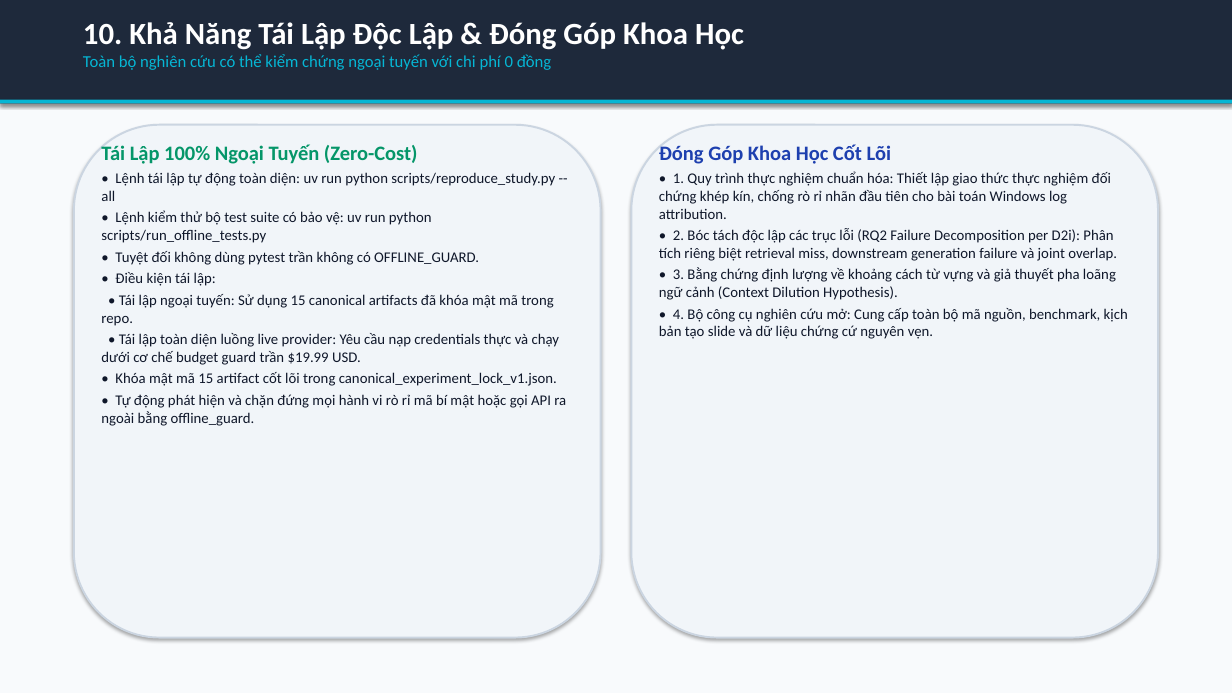
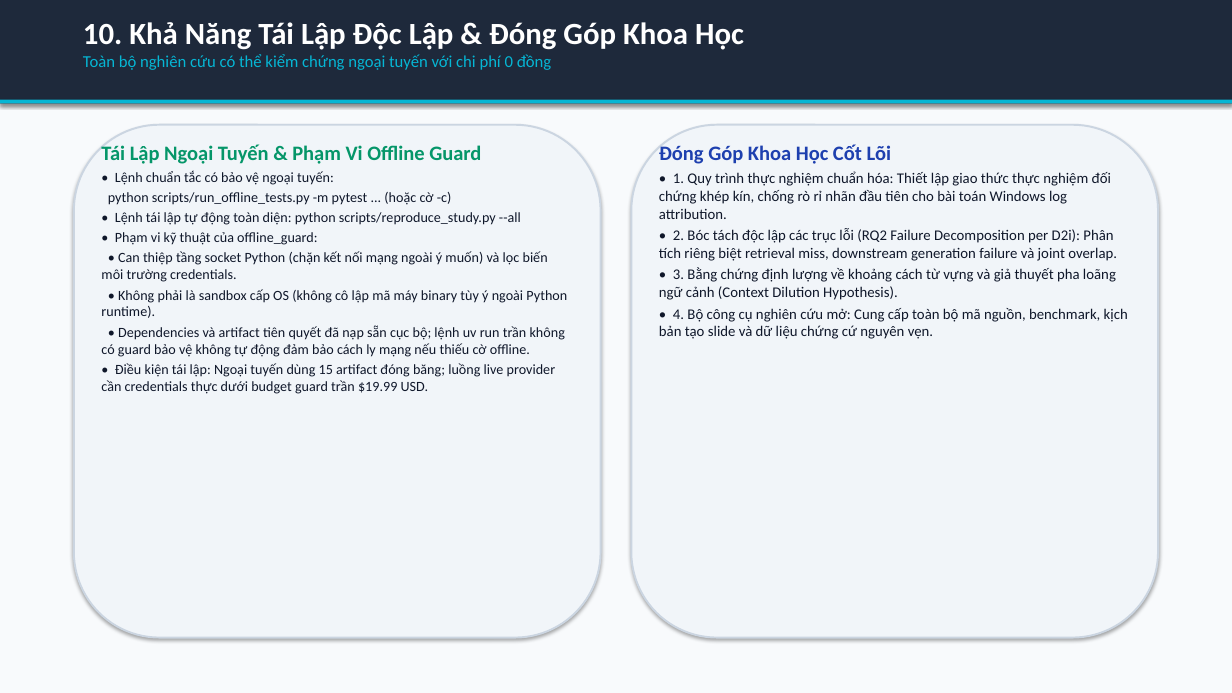
Before and after one commit to habachcp6/RAG2ATTCK, a slide deck: slide 11 of docs/presentation/slides.pptx. Drawn at 1232x693 pixels with LibreOffice and Linux fonts; fonts in the diff are those of the drawing. Boxes give left, top, right and bottom in pixels: in the first picture for what was removed or moved away, otherwise in the second. Text is boxed around its words. In the diff, an @@ line names an element or a change of style, - is before the commit and + after.

Commit message:
fix(presentation): implement CD_FACTUAL_R2 adjustments for cost terminology, guard scope, and protocol labels

```diff
--- a/docs/presentation/slides.pptx
+++ b/docs/presentation/slides.pptx
@@ text at box(101, 144, 567, 394): text changed; size 11.5 to 11 pt @@
-Tái Lập 100% Ngoại Tuyến (Zero-Cost)
-• Lệnh tái lập tự động toàn diện: uv run python scripts/reproduce_study.py --all
-• Lệnh kiểm thử bộ test suite có bảo vệ: uv run python scripts/run_offline_tests.py
-• Tuyệt đối không dùng pytest trần không có OFFLINE_GUARD.
-• Điều kiện tái lập:
-• Tái lập ngoại tuyến: Sử dụng 15 canonical artifacts đã khóa mật mã trong repo.
-• Tái lập toàn diện luồng live provider: Yêu cầu nạp credentials thực và chạy dưới cơ chế budget guard trần $19.99 USD.
-• Khóa mật mã 15 artifact cốt lõi trong canonical_experiment_lock_v1.json.
-• Tự động phát hiện và chặn đứng mọi hành vi rò rỉ mã bí mật hoặc gọi API ra ngoài bằng offline_guard.
+Tái Lập Ngoại Tuyến & Phạm Vi Offline Guard
+• Lệnh chuẩn tắc có bảo vệ ngoại tuyến:
+python scripts/run_offline_tests.py -m pytest ... (hoặc cờ -c)
+• Lệnh tái lập tự động toàn diện: python scripts/reproduce_study.py --all
+• Phạm vi kỹ thuật của offline_guard:
+• Can thiệp tầng socket Python (chặn kết nối mạng ngoài ý muốn) và lọc biến môi trường credentials.
+• Không phải là sandbox cấp OS (không cô lập mã máy binary tùy ý ngoài Python runtime).
+• Dependencies và artifact tiên quyết đã nạp sẵn cục bộ; lệnh uv run trần không có guard bảo vệ không tự động đảm bảo cách ly mạng nếu thiếu cờ offline.
+• Điều kiện tái lập: Ngoại tuyến dùng 15 artifact đóng băng; luồng live provider cần credentials thực dưới budget guard trần $19.99 USD.
```
Also in this commit, not shown: 8 other slides changed, 7 other files.
